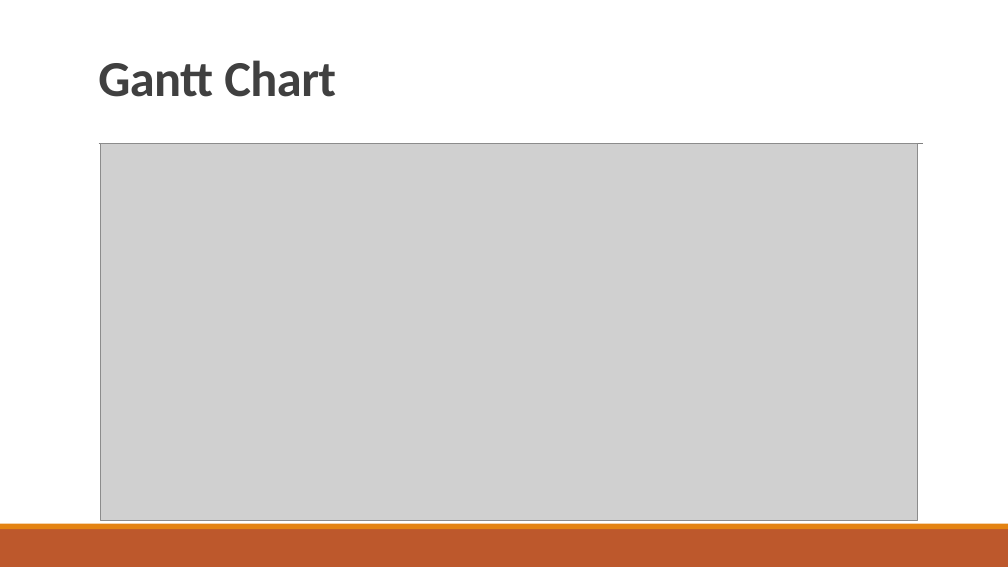
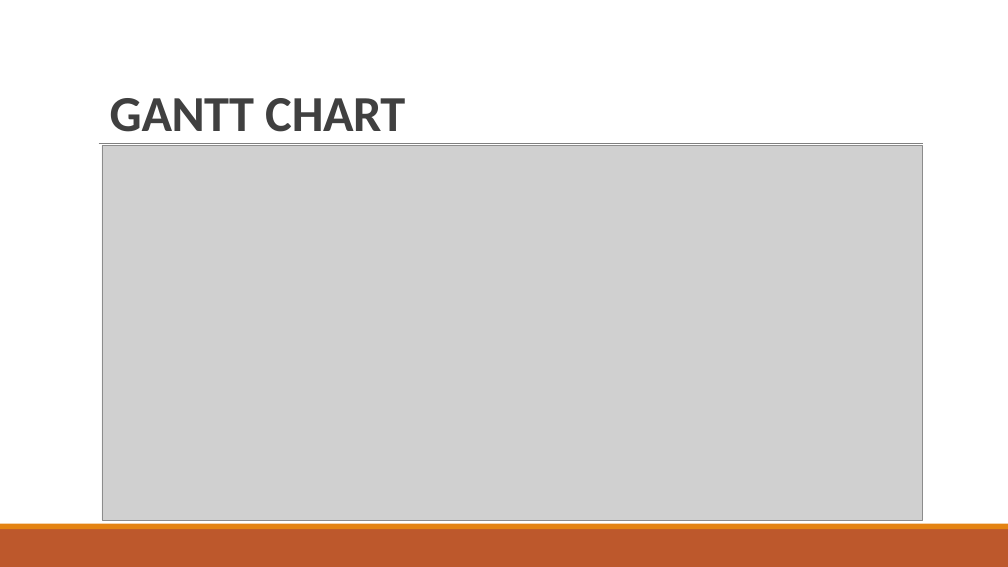
Before and after one commit to MaheswaraAW/-PPL4611, a slide deck: slide 6 of Aplikasi Catalog Board Game.pptx. Drawn at 1008x567 pixels with LibreOffice and Linux fonts; fonts in the diff are those of the drawing; grey boxes stand for pictures. Boxes give left, top, right and bottom in pixels: in the first picture for what was removed or moved away, otherwise in the second. Text is boxed around its words. In the diff, an @@ line names an element or a change of style, - is before the commit and + after.

```diff
--- a/Aplikasi Catalog Board Game.pptx
+++ b/Aplikasi Catalog Board Game.pptx
@@ title at (110,98,405,132): text changed @@
-Gantt Chart
+GANTT CHART
@@ picture: place and size @@
-picture at (101,144,917,520)
+picture at (102,145,923,520)
```
Also in this commit, not shown: 12 other slides changed, 1 slide added, 1 slide removed.
